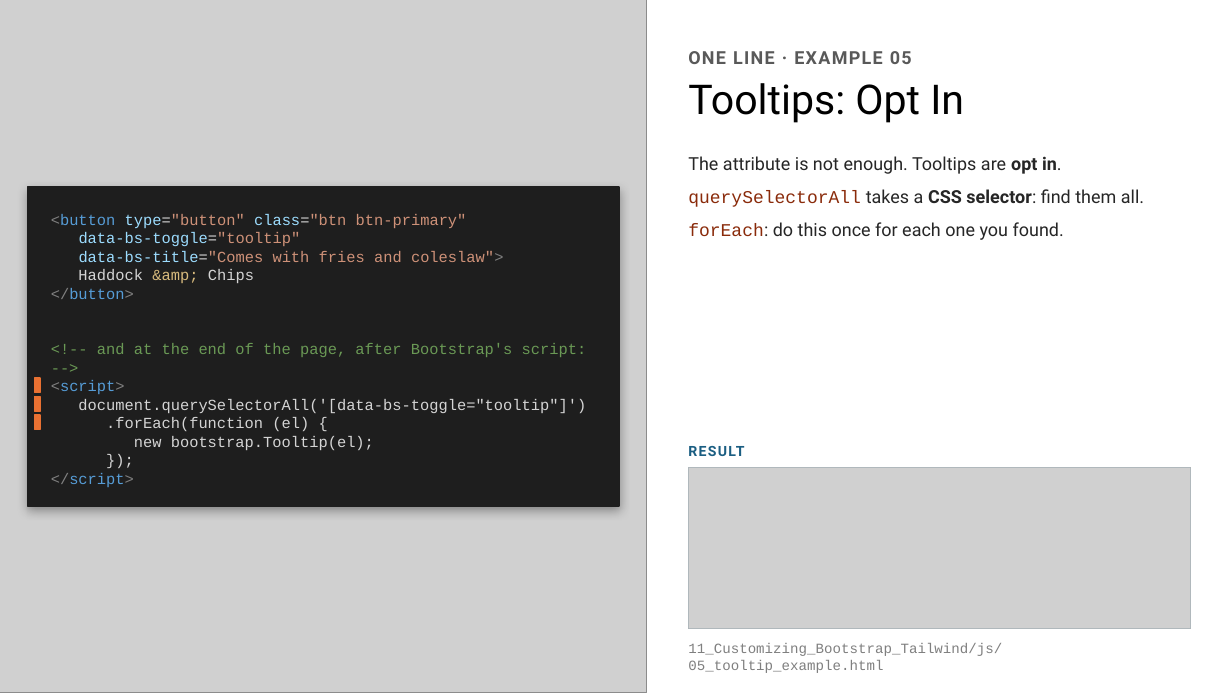
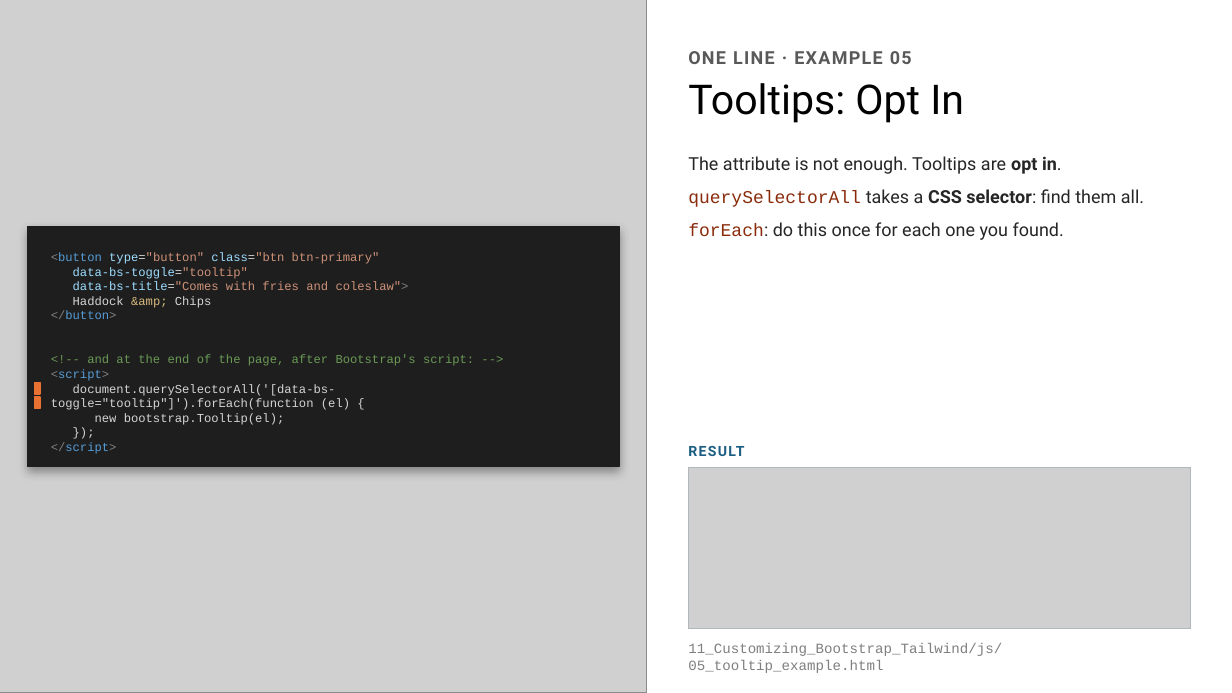
Before and after one commit to x97gfq/WEBD1000_Fall2026, a slide deck: slide 30 of 11_Customizing_Bootstrap_Tailwind/Customizing_Bootstrap_Tailwind.pptx. Drawn at 1232x693 pixels with LibreOffice and Linux fonts; fonts in the diff are those of the drawing; grey boxes stand for pictures. Boxes give left, top, right and bottom in pixels: in the first picture for what was removed or moved away, otherwise in the second. Text is boxed around its words. In the diff, an @@ line names an element or a change of style, - is before the commit and + after.

```diff
--- a/11_Customizing_Bootstrap_Tailwind/Customizing_Bootstrap_Tailwind.pptx
+++ b/11_Customizing_Bootstrap_Tailwind/Customizing_Bootstrap_Tailwind.pptx
@@ rectangle: place and size @@
-rectangle at [28, 187, 619, 506]
+rectangle at [28, 226, 619, 467]
@@ text at [51, 252, 474, 454]: size 12 to 9.5 pt in "<button type="button" class="btn btn-primary"", "data-bs-toggle="tooltip"", "data-bs-title="Comes with fries and coleslaw">", "Haddock &amp; Chips" and 6 more places @@
@@ text "<button type="button" class="btn btn-primary"": place and size @@
-text "<button type="button" class="btn btn-primary"" at [51, 214, 587, 487]
+text "<button type="button" class="btn btn-primary"" at [51, 252, 474, 454]
@@ rectangle: place and size @@
-rectangle at [35, 378, 41, 393]
+rectangle at [35, 383, 41, 395]
@@ text at [51, 384, 350, 410]: text changed; size 12 to 9.5 pt @@
-document.querySelectorAll('[data-bs-toggle="tooltip"]')
-.forEach(function (el) {
+document.querySelectorAll('[data-bs-toggle="tooltip"]').forEach(function (el) {
@@ rectangle removed at [35, 415, 41, 430] @@
```
Also in this commit, not shown: 1 other slide changed, 1 other file.
